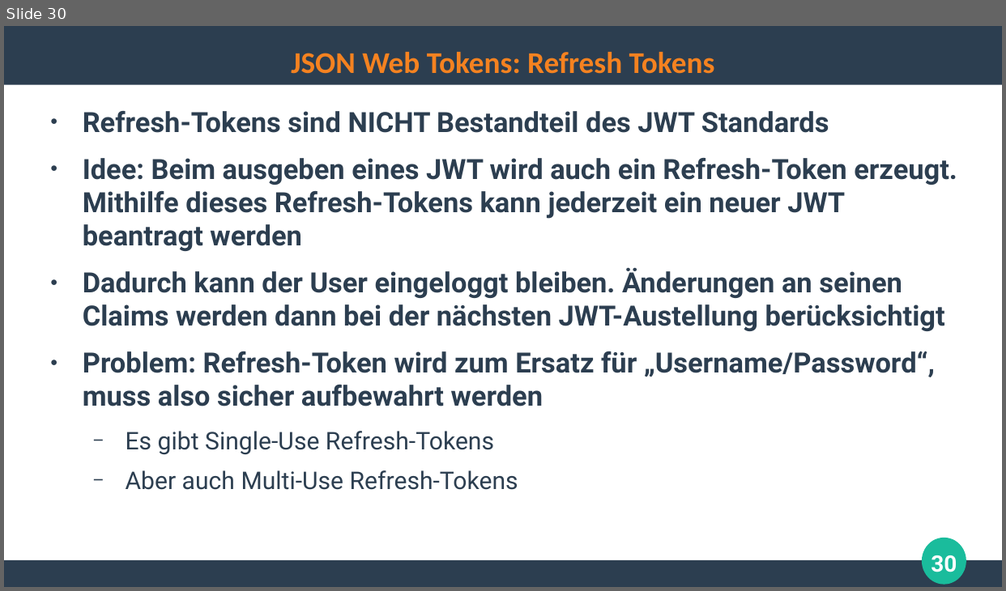
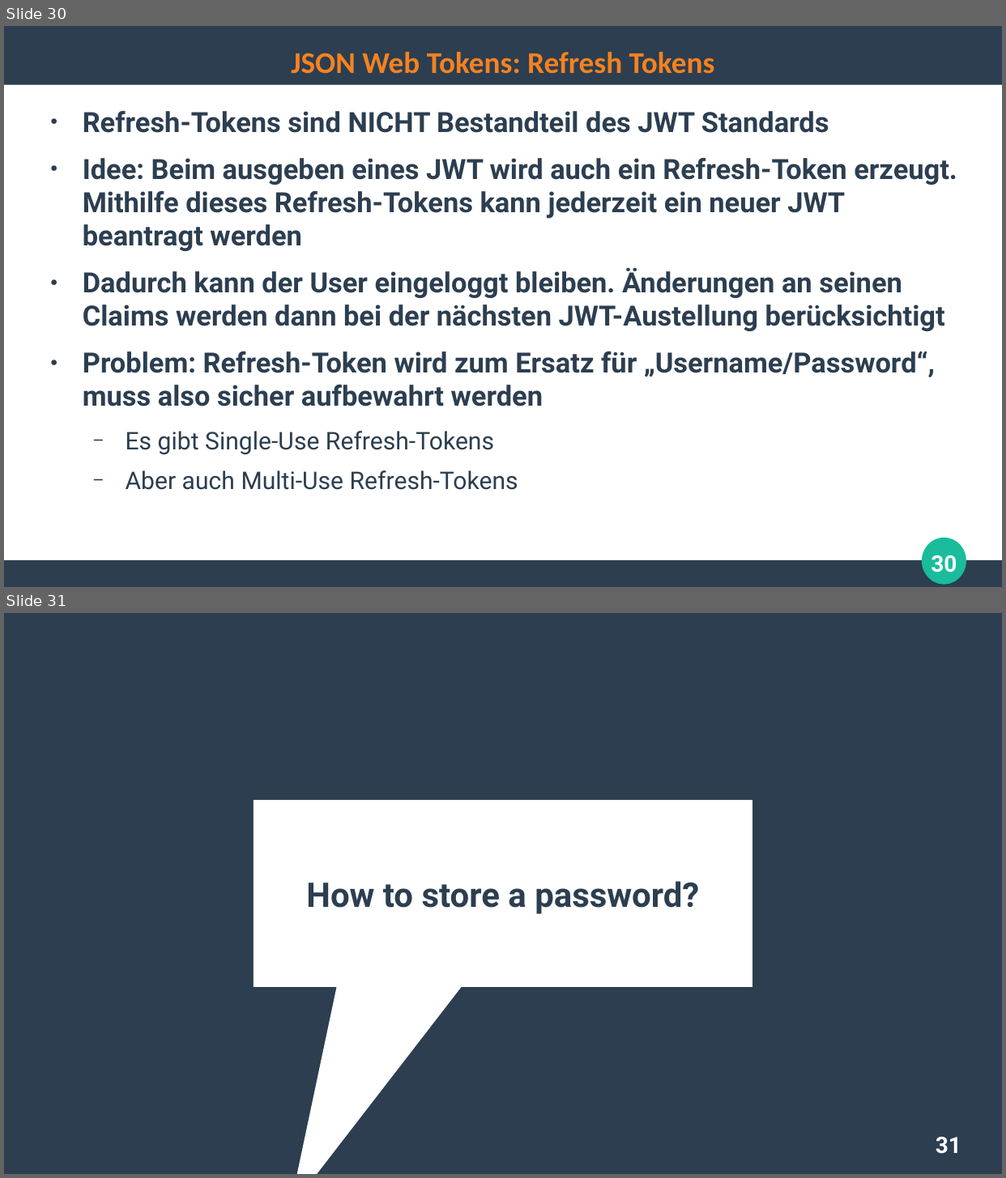
Before and after one commit to ghandmann/HS-AlbSig-WebAnwendungen2, a slide deck: Kapitel/07_Authentication.odp. Shown one above the other, each under a label of ours: slide 30 before the commit, slides 30 and 31 after it. The pictures are 1006x591 and 1006x1178 pixels, drawn with LibreOffice and Linux fonts; fonts in the diff are those of the drawing. Boxes give left, top, right and bottom in pixels: in the first picture for what was removed or moved away, otherwise in the second. Text is boxed around its words. In the diff, an @@ line names an element or a change of style, - is before the commit and + after.

Commit message:
how to store passwords

```diff
--- a/Kapitel/07_Authentication.odp
+++ b/Kapitel/07_Authentication.odp
@@ slide 31 added at [4, 613, 1002, 1174], background #2C3E50 @@
@@ speech box added at [254, 800, 753, 988], fill #FFFFFF @@
@@ title added at [306, 881, 699, 914], 27 pt, text #2C3E50, bold @@
+How to store a password?
@@ page number added at [936, 1137, 961, 1154], 18 pt, text #FFFFFF, bold @@
+31
```
Also in this commit, not shown: 3 other slides added.
